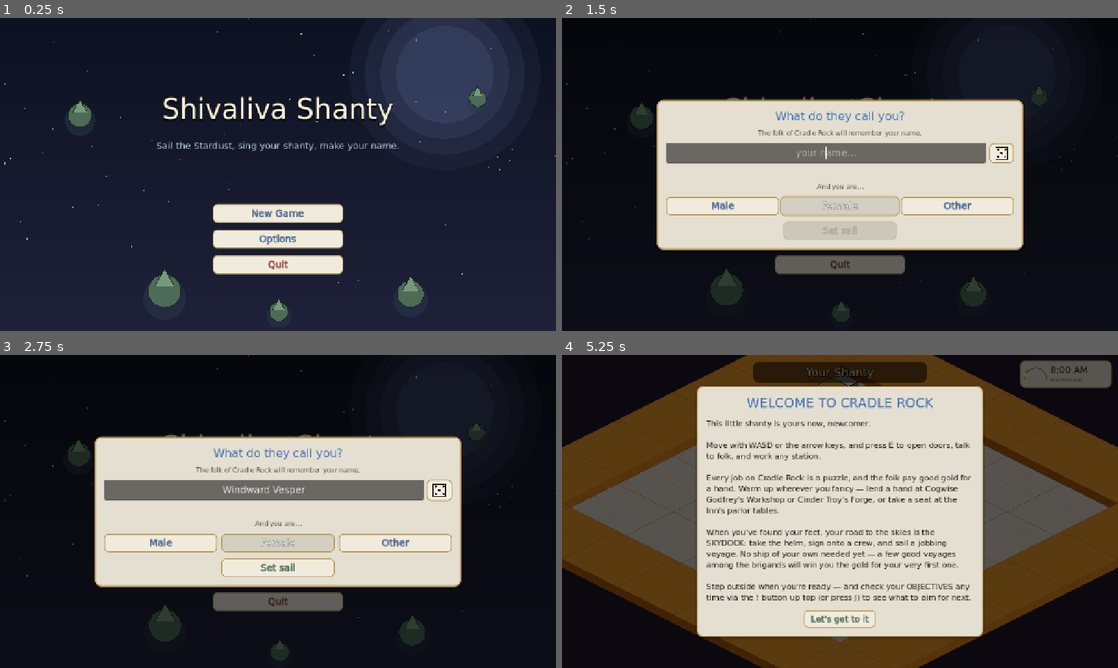
Above: before the commit, frames 1-4 (two rows, left to right).
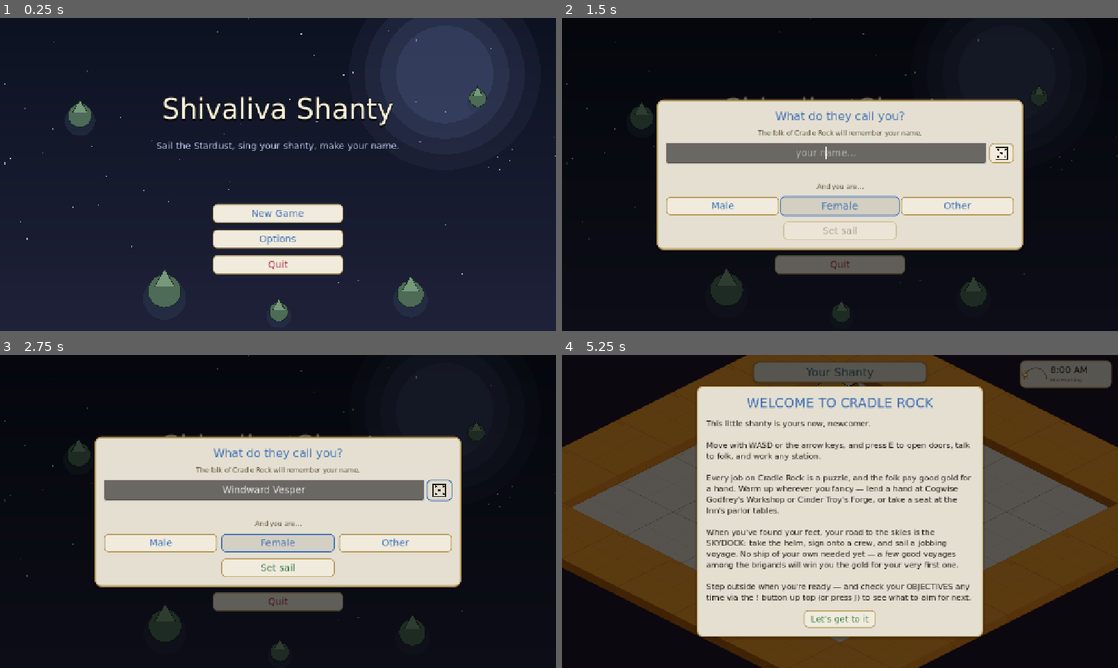
Above: after the commit, the same moments.

Repository: TairoyZone/shivaliva-shanty
Game: Godot game, scene res://main.tscn
Same seed, same stepped clock (60 frames per second), same inputs: the game is played once before the commit and once after it.
Inputs (mouse positions are in pixels of both pictures, inside the frame that each line leads up to):
- Up to frame 1 (0.25 s): no input
- Up to frame 2 (1.5 s): click "New Game" at 0.5 s; click "New Game" at 1.25 s
- Up to frame 3 (2.75 s): click (439, 489) at 2 s
- Up to frame 4 (5.25 s): click "Male" at 2.75 s; click "Female" at 3.5 s; click "Other" at 4.25 s; click "Set sail" at 5 s

The runs differ from the first frame. In frame 1, 0.3% of the frame differs, in the area x 45-55%, y 60-81%; in frame 2, 1.6%; in frame 3, 0.6%; in frame 4, 2.2%, in the area x 34-84%, y 2-87%.

Commit message:
fix(ui): light-theme contrast pass — bold text, white hovers, icons, banner, dropdowns
Troy playtest feedback, all on the light page:
- Too-bold text: drop the hard black outline on light schemes for the Profile trophy
  captions + the backpack slot counts (slot count uses a thin LIGHT halo so it still
  separates from a busy icon). UiStyle.style_button does the same.
- White-on-hover: UiStyle.style_button now pins EVERY font state (hover/pressed/
  focus), so hovered buttons don't fall back to the theme-default white; hover gets a
  COLORED accent rim instead of washing to white. Same for the parlor dropdowns
  (OptionButton) + their buttons.
- Options toggles: a CheckButton uses font_pressed_color when ON (default white) —
  pinned all states dark, so "Show chat" / "AI NPC chat" are readable.
- Clock sun/moon: theme-aware (deep amber sun + dark slate moon on the light pill,
  were light-on-light).
- Scene-title banner: each level's baked dark pill now follows the theme (one hook in
  base_location) — light pill, blue title.
- Profile scrollbar: a 12px right gutter so it clears the text.

Verified by render: light banner, dark night moon, dark options toggles.

Co-Authored-By: Claude Opus 4.8 (1M context) <noreply@anthropic.com>

Diff:
--- a/components/clock_widget/clock_widget.gd
+++ b/components/clock_widget/clock_widget.gd
@@ -15,8 +15,12 @@
 # swap retunes the clock too). The day/night ARC art (sun gold, moon pale, dim track) stays fixed — it's a
 # drawn indicator, not chrome.
 const ARC_TRACK : Color = Color(0.55, 0.45, 0.28, 0.7)
-const SUN : Color = Color(1.0, 0.86, 0.4, 1.0)
-const MOON : Color = Color(0.86, 0.89, 0.99, 1.0)
+# The sun/moon must CONTRAST the pill. On a DARK pill the old bright gold sun + pale moon read fine; on the
+# LIGHT pill they vanished (light-on-light), so use a deep amber sun + a dark slate moon there (Troy 2026-06-17).
+var SUN : Color :
+	get: return Color(1.0, 0.86, 0.4, 1.0) if Palette.IS_DARK else Color(0.84, 0.50, 0.10, 1.0)
+var MOON : Color :
+	get: return Color(0.86, 0.89, 0.99, 1.0) if Palette.IS_DARK else Color(0.22, 0.28, 0.50, 1.0)
 
 # Sun clock (mirrors DayNight): rises ~6:30, sets ~18:30, peaks 12:30.
 const SUNRISE : float = 390.0
--- a/interface/inventory_panel/inventory_panel.gd
+++ b/interface/inventory_panel/inventory_panel.gd
@@ -975,8 +975,15 @@
 		count.text = str(int(slot["count"]))
 		count.add_theme_font_size_override("font_size", 15)
 		count.add_theme_color_override("font_color", Palette.TEXT_PRIMARY)
-		count.add_theme_color_override("font_outline_color", Color(0, 0, 0, 0.95))
-		count.add_theme_constant_override("outline_size", 4)
+		# A hard black outline made the count blobby/too-bold on the light slot (Troy 2026-06-17). On a light
+		# scheme use a thin LIGHT halo so the dark number still separates from a busy icon without the heaviness;
+		# keep the bold black outline only on dark schemes (where it reads as crisp).
+		if Palette.IS_DARK:
+			count.add_theme_color_override("font_outline_color", Palette.OUTLINE_HARD)
+			count.add_theme_constant_override("outline_size", 4)
+		else:
+			count.add_theme_color_override("font_outline_color", Color(Palette.CARD_LIGHT.r, Palette.CARD_LIGHT.g, Palette.CARD_LIGHT.b, 0.9))
+			count.add_theme_constant_override("outline_size", 2)
 		count.set_anchors_preset(Control.PRESET_FULL_RECT)
 		count.offset_left = 4.0
 		count.offset_top = 4.0
--- a/interface/options_panel.gd
+++ b/interface/options_panel.gd
@@ -93,7 +93,10 @@
 	cb.button_pressed = on
 	cb.focus_mode = Control.FOCUS_NONE
 	cb.add_theme_font_size_override("font_size", 21)
-	cb.add_theme_color_override("font_color", Palette.TEXT_PRIMARY)
+	# A CheckButton uses a SEPARATE font color when toggled ON (font_pressed_color, default white) — so an
+	# enabled toggle was rendering white/invisible on the light page (Troy 2026-06-17). Pin every state dark.
+	for slot in ["font_color", "font_pressed_color", "font_hover_color", "font_hover_pressed_color", "font_focus_color"]:
+		cb.add_theme_color_override(slot, Palette.TEXT_PRIMARY)
 	cb.toggled.connect(func(pressed: bool) -> void: setter.call(pressed))
 	return cb
 
--- a/interface/parlor_browser/parlor_browser.gd
+++ b/interface/parlor_browser/parlor_browser.gd
@@ -280,19 +280,26 @@
 func _style_option_button(opt: OptionButton) -> void:
 
 	opt.add_theme_font_size_override("font_size", 17)
-	opt.add_theme_color_override("font_color", Palette.TEXT_PRIMARY)
+	# Pin EVERY font state — else the selected text goes white on hover/focus (Troy 2026-06-17).
+	for slot in ["font_color", "font_hover_color", "font_pressed_color", "font_focus_color"]:
+		opt.add_theme_color_override(slot, Palette.TEXT_PRIMARY)
+	opt.add_theme_color_override("font_disabled_color", Palette.TEXT_MUTED)
 	if Palette.IS_DARK:
 		opt.add_theme_color_override("font_outline_color", Palette.OUTLINE_HARD)
 		opt.add_theme_constant_override("outline_size", 3)
 	for state in ["normal", "hover", "pressed", "focus", "disabled"]:
 		var s : StyleBoxFlat = StyleBoxFlat.new()
 		var bg : Color = Palette.CARD_BG
-		if state == "hover":
-			bg = bg.lightened(0.10)
-		elif state == "pressed":
-			bg = bg.darkened(0.12)
+		var bd : Color = Palette.BORDER
+		match state:
+			"hover", "focus":
+				bg = Palette.CARD_BG.lightened(0.10) if Palette.IS_DARK else Palette.CARD_BG.darkened(0.06)
+				bd = Palette.ACCENT   # a COLORED highlight, not a wash to white
+			"pressed":
+				bg = Palette.CARD_BG.darkened(0.12)
+				bd = Palette.ACCENT
 		s.bg_color = bg
-		s.border_color = Palette.BORDER
+		s.border_color = bd
 		s.set_border_width_all(2)
 		s.set_corner_radius_all(8)
 		s.content_margin_left = 16
@@ -454,17 +461,6 @@
 
 	var btn : Button = Button.new()
 	btn.text = text
-	btn.focus_mode = Control.FOCUS_NONE
 	btn.add_theme_font_size_override("font_size", 18)
-	btn.add_theme_color_override("font_color", font_color)
-	btn.add_theme_color_override("font_outline_color", Palette.OUTLINE_HARD)
-	btn.add_theme_constant_override("outline_size", 3)
-	var styles : Dictionary = UiStyle.button_styles(Palette.CARD_BG, Palette.BORDER)
-	for state in styles:
-		var s : StyleBoxFlat = styles[state]
-		s.content_margin_left = 16
-		s.content_margin_right = 16
-		s.content_margin_top = 7
-		s.content_margin_bottom = 7
-		btn.add_theme_stylebox_override(state, s)
+	UiStyle.style_button(btn, font_color, Palette.CARD_BG, Palette.BORDER)   # all font states + colored hover
 	return btn
--- a/interface/profile_panel/profile_panel.gd
+++ b/interface/profile_panel/profile_panel.gd
@@ -56,10 +56,16 @@
 	scroll.set_anchors_preset(Control.PRESET_FULL_RECT)
 	scroll.horizontal_scroll_mode = ScrollContainer.SCROLL_MODE_DISABLED
 	add_child(scroll)
+	# Give the content a right gutter so the vertical scrollbar sits clear to the RIGHT of the text instead of
+	# overlapping it (Troy 2026-06-17).
+	var pad : MarginContainer = MarginContainer.new()
+	pad.add_theme_constant_override("margin_right", 12)
+	pad.size_flags_horizontal = Control.SIZE_EXPAND_FILL
+	scroll.add_child(pad)
 	_root = VBoxContainer.new()
 	_root.size_flags_horizontal = Control.SIZE_EXPAND_FILL
 	_root.add_theme_constant_override("separation", 8)
-	scroll.add_child(_root)
+	pad.add_child(_root)
 	PlayerState.crew_changed.connect(refresh)   # the roster updates live on hire / promote / dismiss
 	refresh()
 
--- a/interface/trophies_panel/trophy_cell.gd
+++ b/interface/trophies_panel/trophy_cell.gd
@@ -46,8 +46,11 @@
 	cap.add_theme_font_size_override("font_size", 10)
 	if on_dark:
 		cap.add_theme_color_override("font_color", Palette.TEXT_PRIMARY if earned else Palette.TEXT_MUTED)
-		cap.add_theme_color_override("font_outline_color", Palette.OUTLINE_HARD)
-		cap.add_theme_constant_override("outline_size", 3)
+		# Only outline on a DARK scheme — a hard black outline on dark-on-light text reads as "too bold" / blobby
+		# (Troy 2026-06-17: the Profile trophy captions). Clean dark text needs none on the light page.
+		if Palette.IS_DARK:
+			cap.add_theme_color_override("font_outline_color", Palette.OUTLINE_HARD)
+			cap.add_theme_constant_override("outline_size", 3)
 	else:
 		cap.add_theme_color_override("font_color", Palette.INK_ON_LIGHT if earned else Palette.INK_ON_LIGHT_SOFT)
 	cap.horizontal_alignment = HORIZONTAL_ALIGNMENT_CENTER
--- a/interface/ui_style.gd
+++ b/interface/ui_style.gd
@@ -144,14 +144,20 @@
 	for state in ["normal", "hover", "pressed", "disabled"]:
 		var s : StyleBoxFlat = StyleBoxFlat.new()
 		var c : Color = bg
-		if state == "hover":
-			c = bg.lightened(0.10)
-		elif state == "pressed":
-			c = bg.darkened(0.12)
-		elif state == "disabled":
-			c = bg.darkened(0.28)
+		var b : Color = border
+		match state:
+			"hover":
+				# A COLORED highlight (accent rim) — NOT a wash to white, which is invisible on the light page
+				# (Troy 2026-06-17). On light, darken slightly so the fill reads as "lit"; on dark, lighten.
+				c = bg.lightened(0.10) if Palette.IS_DARK else bg.darkened(0.06)
+				b = Palette.ACCENT
+			"pressed":
+				c = bg.darkened(0.12)
+				b = Palette.ACCENT
+			"disabled":
+				c = bg.darkened(0.10) if Palette.IS_DARK else bg.lightened(0.05)
 		s.bg_color = c
-		s.border_color = border
+		s.border_color = b
 		s.set_border_width_all(2)
 		s.set_corner_radius_all(9)
 		s.content_margin_left = 16
@@ -159,7 +165,7 @@
 		s.content_margin_top = 8
 		s.content_margin_bottom = 8
 		if glow and state != "disabled":
-			glow_shadow(s, border, 7)
+			glow_shadow(s, b, 7)
 		out[state] = s
 	return out
 
@@ -169,9 +175,15 @@
 static func style_button(btn: Button, fg: Color = Palette.ACCENT, bg: Color = Palette.CARD_BG, border: Color = Palette.BORDER, glow: bool = false) -> void:
 
 	btn.focus_mode = Control.FOCUS_NONE
-	btn.add_theme_color_override("font_color", fg)
-	btn.add_theme_color_override("font_outline_color", Palette.OUTLINE_HARD)
-	btn.add_theme_constant_override("outline_size", 3)
+	# Pin EVERY font state to fg — else hover/pressed/focus fall back to the theme default (white) and vanish
+	# on the light page (Troy 2026-06-17). Disabled reads as muted, not invisible.
+	for slot in ["font_color", "font_hover_color", "font_pressed_color", "font_hover_pressed_color", "font_focus_color"]:
+		btn.add_theme_color_override(slot, fg)
+	btn.add_theme_color_override("font_disabled_color", Palette.TEXT_MUTED)
+	# A hard ink outline keeps text crisp on a DARK scheme; on the light page it just reads as too-bold, so skip.
+	if Palette.IS_DARK:
+		btn.add_theme_color_override("font_outline_color", Palette.OUTLINE_HARD)
+		btn.add_theme_constant_override("outline_size", 3)
 	var styles : Dictionary = button_styles(bg, border, glow)
 	for state in styles:
 		btn.add_theme_stylebox_override(state, styles[state])
--- a/levels/base_location.gd
+++ b/levels/base_location.gd
@@ -63,11 +63,37 @@
 	Audio.play_music_track("overworld")   # the overworld bed (guarded — won't restart between locations)
 	_apply_sky()
 	_apply_mood()
+	_theme_location_banner()   # the scene-title pill follows the central HUD theme (Troy 2026-06-17)
 	# Co-op seam: spawn each session player (a loop-of-one in single-player). See [[multiplayer-direction]].
 	for id in SessionState.players:
 		_spawn_player(int(id))
 	var joystick : VirtualJoystick = _build_touch_joystick()
 	_build_overworld_camera(joystick)
+
+
+# Recolor the scene-title banner (each level's .tscn bakes a dark pill + gold label) to the central HUD theme,
+# so the overworld title matches the rest of the HUD on whatever scheme is active. One hook, every level.
+func _theme_location_banner() -> void:
+
+	var banner : Node = get_node_or_null("UI/LocationBanner")
+	if not (banner is PanelContainer):
+		return
+	var sb : StyleBoxFlat = StyleBoxFlat.new()
+	sb.bg_color = Palette.PANEL_BG
+	sb.border_color = Palette.BORDER
+	sb.set_border_width_all(2)
+	sb.set_corner_radius_all(14)
+	sb.content_margin_left = 28
+	sb.content_margin_right = 28
+	sb.content_margin_top = 8
+	sb.content_margin_bottom = 8
+	UiStyle.glow_shadow(sb)
+	(banner as PanelContainer).add_theme_stylebox_override("panel", sb)
+	var loc : Node = banner.get_node_or_null("LocationLabel")
+	if loc is Label:
+		UiStyle.apply_title(loc as Label)
+		if not Palette.IS_DARK:
+			(loc as Label).add_theme_constant_override("outline_size", 0)   # drop any baked black outline on the light page
 
 
 ## Spawn the player for [param id] + parent it under the iso Y-sort root (falls back to self for legacy
